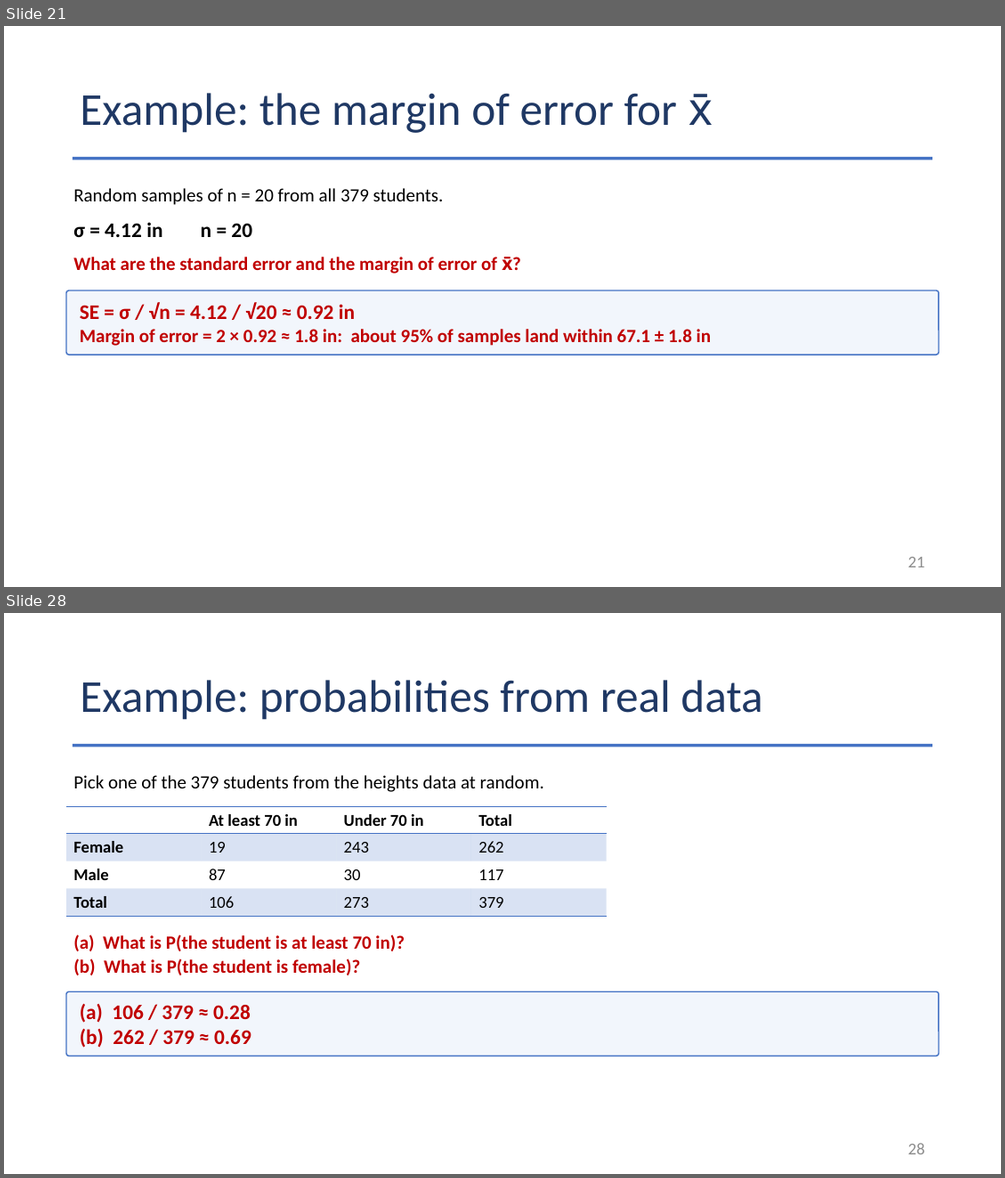
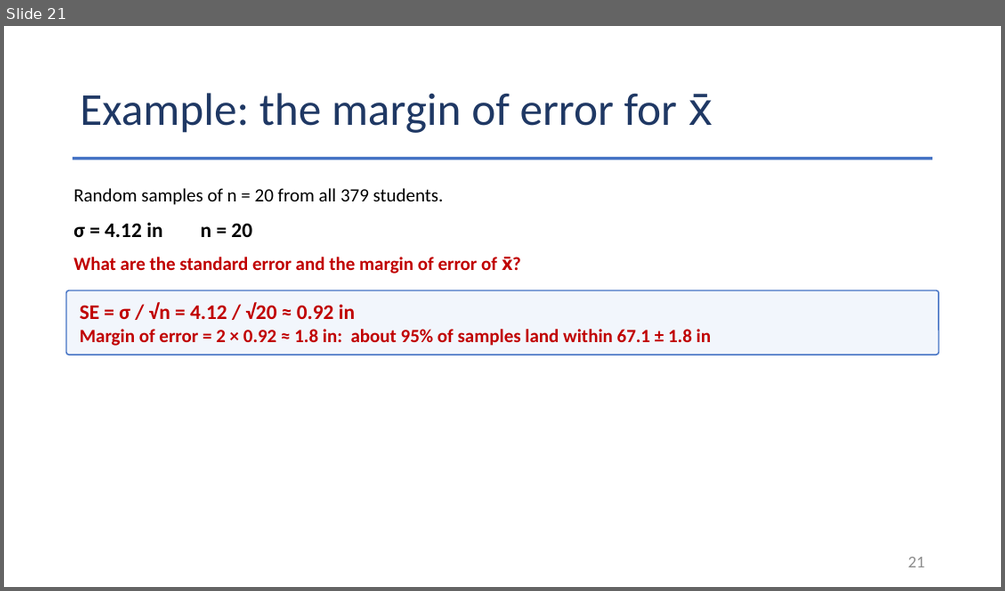
Before and after one commit to Jarred6068/Kvamme_UI_STAT251, a slide deck: docs/lecture_slides/Week 6/Week6_Lecture13_Slides_9_30_2026.pptx. Shown one above the other, each under a label of ours: slides 21 and 28 before the commit, slide 21 after it; the slides between them are not shown. The pictures are 1005x1178 and 1005x591 pixels, drawn with LibreOffice and Linux fonts; fonts in the diff are those of the drawing. Boxes give left, top, right and bottom in pixels: in the first picture for what was removed or moved away, otherwise in the second. Text is boxed around its words. In the diff, an @@ line names an element or a change of style, - is before the commit and + after.

```diff
--- a/docs/lecture_slides/Week 6/Week6_Lecture13_Slides_9_30_2026.pptx
+++ b/docs/lecture_slides/Week 6/Week6_Lecture13_Slides_9_30_2026.pptx
@@ slide 28 removed at (x1=4, y1=613, x2=1001, y2=1174), background #FFFFFF @@
@@ title removed at (x1=80, y1=680, x2=762, y2=720) @@
-Example: probabilities from real data
@@ rectangle removed at (x1=73, y1=744, x2=933, y2=747) @@
@@ text removed at (x1=73, y1=775, x2=544, y2=792) @@
-Pick one of the 379 students from the heights data at random.
@@ table removed at (x1=66, y1=806, x2=607, y2=916), 4 rows, 4 columns @@
- | At least 70 in | Under 70 in | Total
-Female | 19 | 243 | 262
-Male | 87 | 30 | 117
-Total | 106 | 273 | 379
@@ text removed at (x1=73, y1=934, x2=404, y2=975) @@
-(a) What is P(the student is at least 70 in)?
-(b) What is P(the student is female)?
@@ rounded rectangle removed at (x1=66, y1=991, x2=938, y2=1055) @@
-(a) 106 / 379 ≈ 0.28
-(b) 262 / 379 ≈ 0.69
@@ page number removed at (x1=908, y1=1143, x2=925, y2=1154) @@
-28
```
Also in this commit, not shown: 6 other slides removed, 42 other files.
